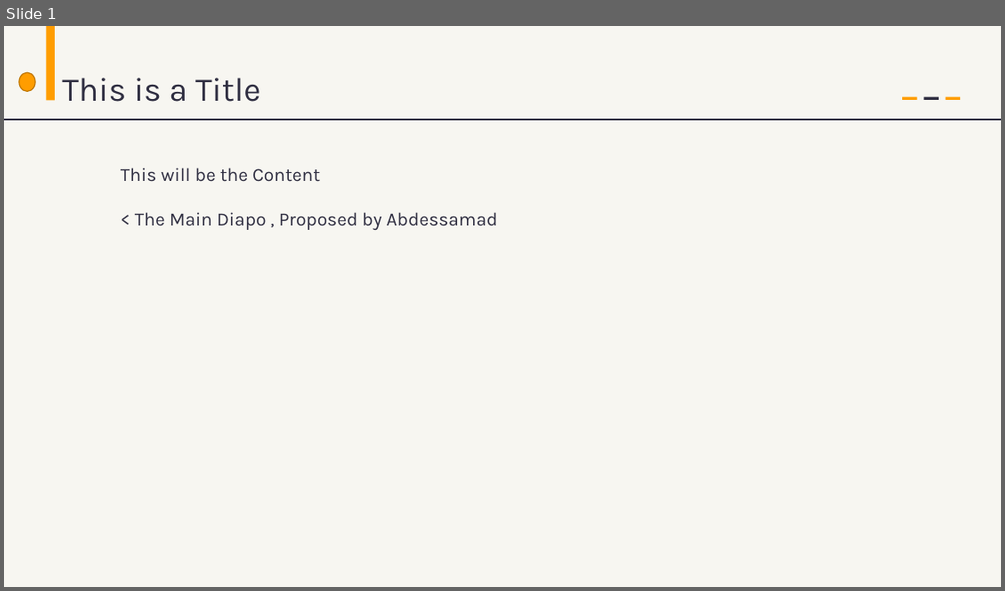
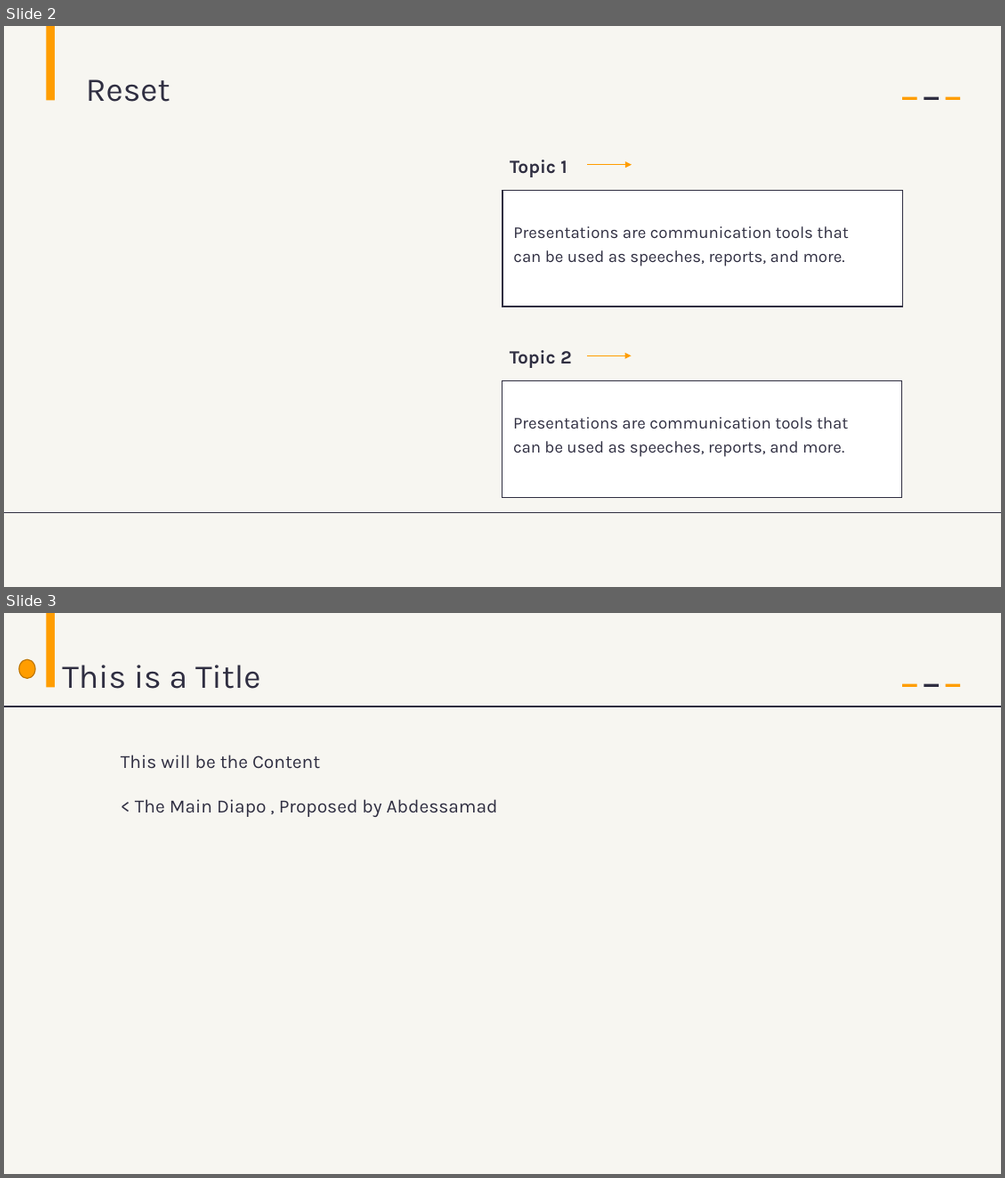
Before and after one commit to AbdessamadAbdaoui/Presentation_Git, a slide deck: presentation_Git.pptx. Shown one above the other, each under a label of ours: slide 1 before the commit, slides 2 and 3 after it. The pictures are 1005x591 and 1005x1178 pixels, drawn with LibreOffice and Linux fonts; fonts in the diff are those of the drawing. Boxes give left, top, right and bottom in pixels: in the first picture for what was removed or moved away, otherwise in the second. Text is boxed around its words. In the diff, an @@ line names an element or a change of style, - is before the commit and + after.

```diff
--- a/presentation_Git.pptx
+++ b/presentation_Git.pptx
@@ slide 2 added at box(4, 26, 1001, 587), background #F7F6F1 @@
@@ rectangle added at box(46, 26, 54, 100), fill #FF9D00 @@
@@ text added at box(86, 79, 170, 102), 32 pt, text #2F2E41 @@
+Reset
@@ rectangle added at box(902, 97, 917, 100), fill #FF9D00 @@
@@ rectangle added at box(923, 97, 938, 100), fill #2F2E41 @@
@@ rectangle added at box(946, 97, 961, 100), fill #FF9D00 @@
@@ text added at box(510, 160, 566, 177), 18 pt, text #2F2E41, bold @@
+Topic 1
@@ arrow added from (587, 164) to (631, 164), #FF9D00 0.5 pt @@
@@ rectangle added at box(502, 190, 903, 306), fill #FFFFFF, outline #2F2E41 1 pt @@
@@ text added at box(513, 226, 848, 266), 16 pt, text #2F2E41 @@
+Presentations are communication tools that can be used as speeches, reports, and more.
@@ text added at box(510, 350, 572, 368), 18 pt, text #2F2E41, bold @@
+Topic 2
@@ arrow added from (587, 356) to (631, 356), #FF9D00 0.5 pt @@
@@ rectangle added at box(502, 381, 902, 498), fill #FFFFFF, outline #2F2E41 1 pt @@
@@ text added at box(513, 417, 848, 457), 16 pt, text #2F2E41 @@
+Presentations are communication tools that can be used as speeches, reports, and more.
@@ line added from (4, 513) to (1001, 513), #2F2E41 1 pt @@
@@ what was slide 1 is now slide 3 @@
```
Also in this commit, not shown: 1 other slide added.
